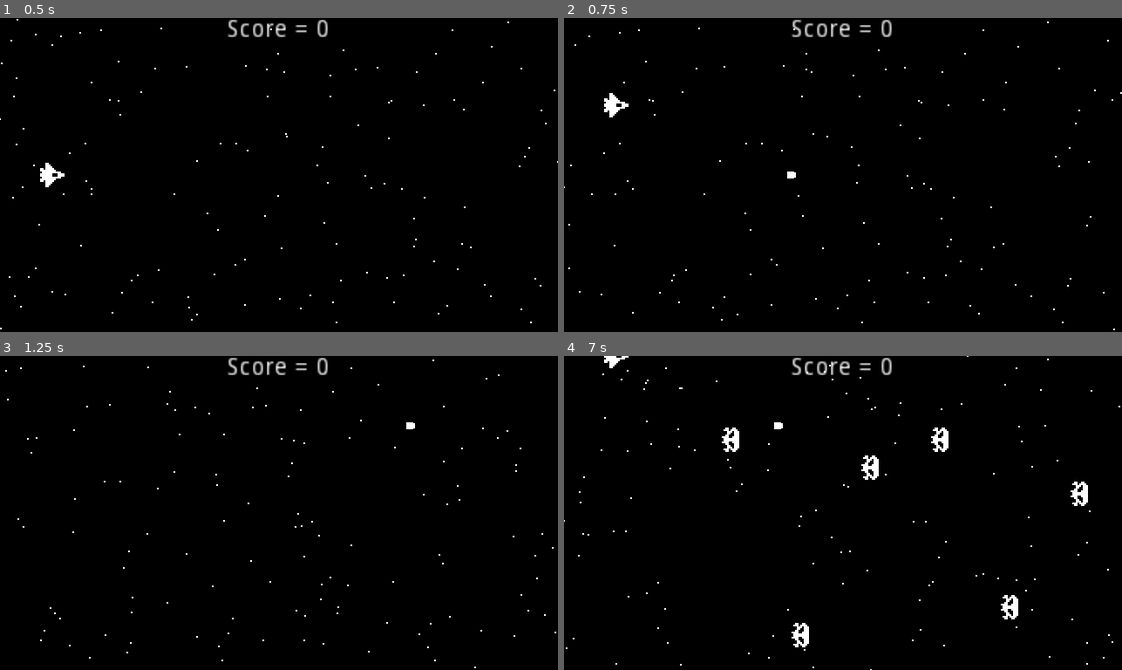
Above: before the commit, frames 1-4 (two rows, left to right).
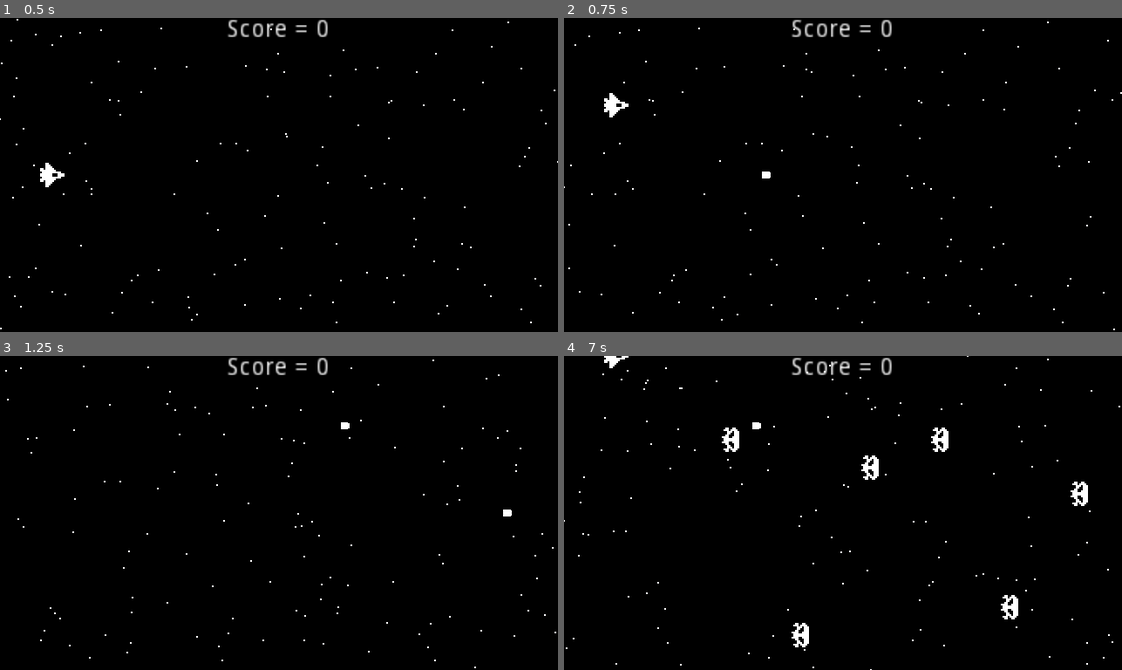
Above: after the commit, the same moments.

Repository: z4gon/space-shooter-godot-game
Game: Godot game, scene res://Scenes/World.tscn
The game is run twice, just before and just after one commit, with the same random seed, the same clock (stepped at 60 frames per second) and the same inputs.
Inputs:
- Up to frame 1 (0.5 s): no input
- Up to frame 2 (0.75 s): tap Enter (ui_accept) at 0.5 s; hold Up (ui_up) from 0.53 s (still down)
- Up to frame 3 (1.25 s): keep holding Up (ui_up); tap Enter (ui_accept) at 0.77 s
- Up to frame 4 (7 s): release Up (ui_up) at 1.28 s; hold Down (ui_down) 1.28-2.03 s; tap Enter (ui_accept) at 1.52, 3.02, 3.77, 4.52, 6.02, 6.77 s; hold Up (ui_up) 2.03-3.53 s; hold Down (ui_down) 3.53-5.78 s; hold Up (ui_up) from 5.78 s (still down)

Frame 1 is identical in both runs. In frame 2, less than 0.1% of the frame differs, in the area x 35-42%, y 48-52%; in frame 3, 0.1%, in the area x 61-92%, y 21-52%; in frame 4, less than 0.1%.

Commit message:
refactor bullet to not use rigidbody, use node groups

Diff:
--- a/Scenes/Bullet.tscn
+++ b/Scenes/Bullet.tscn
@@ -7,11 +7,12 @@
 [sub_resource type="RectangleShape2D" id=1]
 extents = Vector2( 3, 3 )
 
-[node name="Bullet" type="RigidBody2D"]
-gravity_scale = 0.0
-linear_velocity = Vector2( 450, 0 )
+[node name="Bullet" type="Area2D" groups=["Bullets"]]
+collision_layer = 4
+collision_mask = 2
 linear_damp = 0.0
 script = ExtResource( 2 )
+SPEED = 350
 
 [node name="Sprite" type="Sprite" parent="."]
 scale = Vector2( 0.7, 0.7 )
@@ -25,6 +26,6 @@
 
 [node name="ShootSound" type="AudioStreamPlayer" parent="."]
 stream = ExtResource( 3 )
-volume_db = -15.0
 
+[connection signal="area_entered" from="." to="." method="_on_Bullet_area_entered"]
 [connection signal="screen_exited" from="VisibilityNotifier2D" to="." method="_on_VisibilityNotifier2D_screen_exited"]
--- a/Scenes/Enemy.tscn
+++ b/Scenes/Enemy.tscn
@@ -3,7 +3,7 @@
 [ext_resource path="res://Sprites/Enemy.png" type="Texture" id=1]
 [ext_resource path="res://Scripts/Enemy.gd" type="Script" id=2]
 
-[node name="Enemy" type="Area2D"]
+[node name="Enemy" type="Area2D" groups=["Enemies"]]
 collision_layer = 2
 collision_mask = 5
 script = ExtResource( 2 )
@@ -20,5 +20,5 @@
 
 [node name="VisibilityNotifier2D" type="VisibilityNotifier2D" parent="."]
 
-[connection signal="body_entered" from="." to="." method="_on_Enemy_body_entered"]
+[connection signal="area_entered" from="." to="." method="_on_Enemy_area_entered"]
 [connection signal="screen_exited" from="VisibilityNotifier2D" to="." method="_on_VisibilityNotifier2D_screen_exited"]
--- a/Scenes/ExplosionVFX.tscn
+++ b/Scenes/ExplosionVFX.tscn
@@ -59,5 +59,5 @@
 
 [node name="ExplodeSound" type="AudioStreamPlayer" parent="."]
 stream = ExtResource( 2 )
-volume_db = -20.0
+volume_db = -10.0
 autoplay = true
--- a/Scenes/HitVFX.tscn
+++ b/Scenes/HitVFX.tscn
@@ -15,14 +15,15 @@
 [node name="HitVFX" type="Node2D"]
 script = ExtResource( 2 )
 
-[node name="AudioStreamPlayer" type="AudioStreamPlayer" parent="."]
+[node name="HitSound" type="AudioStreamPlayer" parent="."]
 stream = ExtResource( 1 )
-volume_db = -24.0
+volume_db = -15.0
 autoplay = true
 
 [node name="Particles2D" type="Particles2D" parent="."]
 amount = 6
 lifetime = 0.25
+one_shot = true
 explosiveness = 1.0
 process_material = SubResource( 1 )
 
--- a/Scenes/Ship.tscn
+++ b/Scenes/Ship.tscn
@@ -3,7 +3,7 @@
 [ext_resource path="res://Sprites/Ship.png" type="Texture" id=1]
 [ext_resource path="res://Scripts/Ship.gd" type="Script" id=2]
 
-[node name="Ship" type="Area2D"]
+[node name="Ship" type="Area2D" groups=["Player"]]
 collision_mask = 2
 script = ExtResource( 2 )
 __meta__ = {
--- a/Scripts/Bullet.gd
+++ b/Scripts/Bullet.gd
@@ -1,9 +1,22 @@
-extends RigidBody2D
+extends Area2D
+
+const Utils = preload("res://Scripts/Utils.gd")
+const HitVFX : Resource = preload("res://Scenes/HitVFX.tscn")
 
 onready var shoot_sound = $ShootSound
+
+export(int) var SPEED = 300
 
 func _ready():
 	shoot_sound.play()
 
+func _process(delta):
+	var speed = SPEED * delta
+	position.x += speed
+
 func _on_VisibilityNotifier2D_screen_exited():
 	queue_free()
+
+func _on_Bullet_area_entered(enemy: Area2D):
+	Utils.instantiate(self, HitVFX, global_position)
+	queue_free()
--- a/Scripts/Enemy.gd
+++ b/Scripts/Enemy.gd
@@ -1,7 +1,7 @@
 extends Area2D
 
 const Utils = preload("res://Scripts/Utils.gd")
-var ExplosionVFX : Resource = preload("res://Scenes/ExplosionVFX.tscn")
+const ExplosionVFX : Resource = preload("res://Scenes/ExplosionVFX.tscn")
 
 export(int) var SPEED = 100
 export(int) var HP = 3
@@ -14,32 +14,29 @@
 	currentHP = HP
 	connect_signals()
 
-# Called every frame. 'delta' is the elapsed time since the previous frame.
 func _process(delta):
-	process_movement(delta)
-
-func process_movement(delta):
 	var speed = SPEED * delta
-	move(-speed, 0)
-
-func move(dx: float, dy: float):
-	position.x += dx
-	position.y += dy
+	position.x -= speed
 
 # on collision with bullets
-func _on_Enemy_body_entered(bullet_node: Node):
-	bullet_node.queue_free()
+func _on_Enemy_area_entered(area: Area2D):
+	if area.is_in_group("Bullets"):
+		get_hit()
+	elif area.is_in_group("Player"):
+		killed()
 
+func get_hit():
 	currentHP -= 1
 	if currentHP == 0:
 		emit_signal("killed_by_player")
-		queue_free()
+		killed()
+
+func killed():
+	Utils.instantiate(self, ExplosionVFX, global_position)
+	queue_free()
 
 func _on_VisibilityNotifier2D_screen_exited():
 	queue_free()
-
-func _exit_tree():
-	Utils.instantiate(self, ExplosionVFX, global_position)
 
 func connect_signals():
 	var root_node = get_tree().current_scene
--- a/Scripts/Ship.gd
+++ b/Scripts/Ship.gd
@@ -3,8 +3,8 @@
 export(int) var SPEED = 100
 
 const Utils = preload("res://Scripts/Utils.gd")
-var ExplosionVFX : Resource = preload("res://Scenes/ExplosionVFX.tscn")
-var Bullet : Resource = preload("res://Scenes/Bullet.tscn")
+const ExplosionVFX : Resource = preload("res://Scenes/ExplosionVFX.tscn")
+const Bullet : Resource = preload("res://Scenes/Bullet.tscn")
 
 # Called every frame. 'delta' is the elapsed time since the previous frame.
 func _process(delta):
@@ -34,8 +34,7 @@
 	Utils.instantiate(self, Bullet, position)
 
 # on collision with enemies
-func _on_Ship_area_entered(enemy_area: Area2D):
-	enemy_area.queue_free()
+func _on_Ship_area_entered(enemy: Area2D):
 	queue_free()
 
 func _exit_tree():
Not shown, changed: README.md
